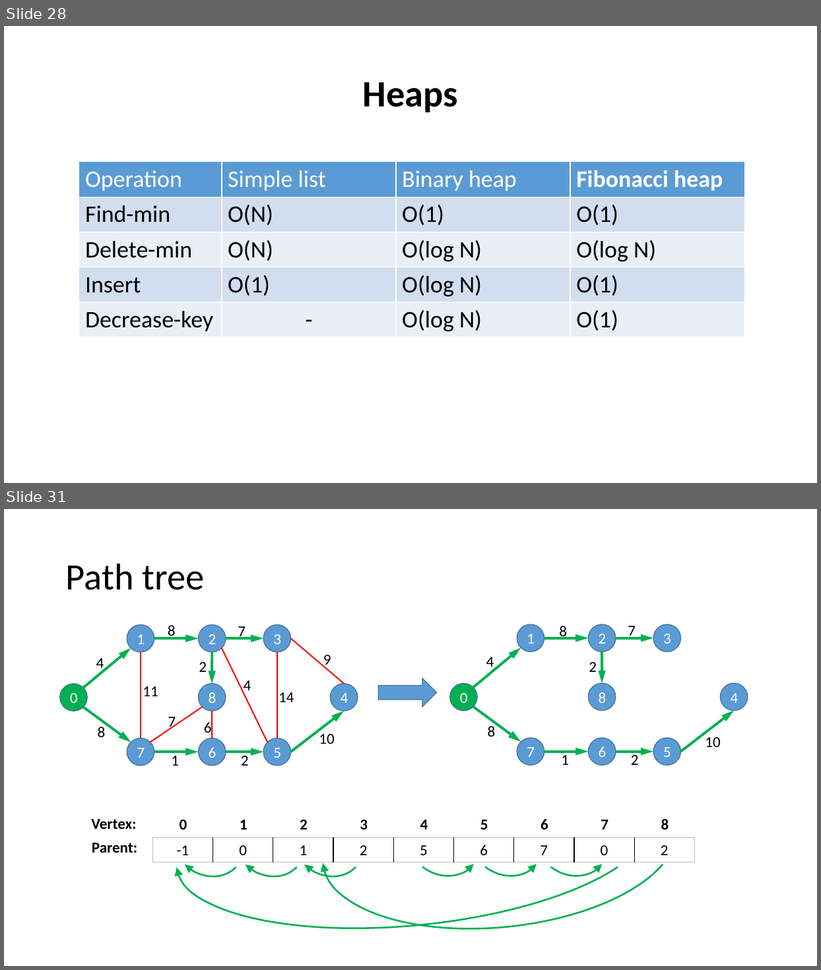
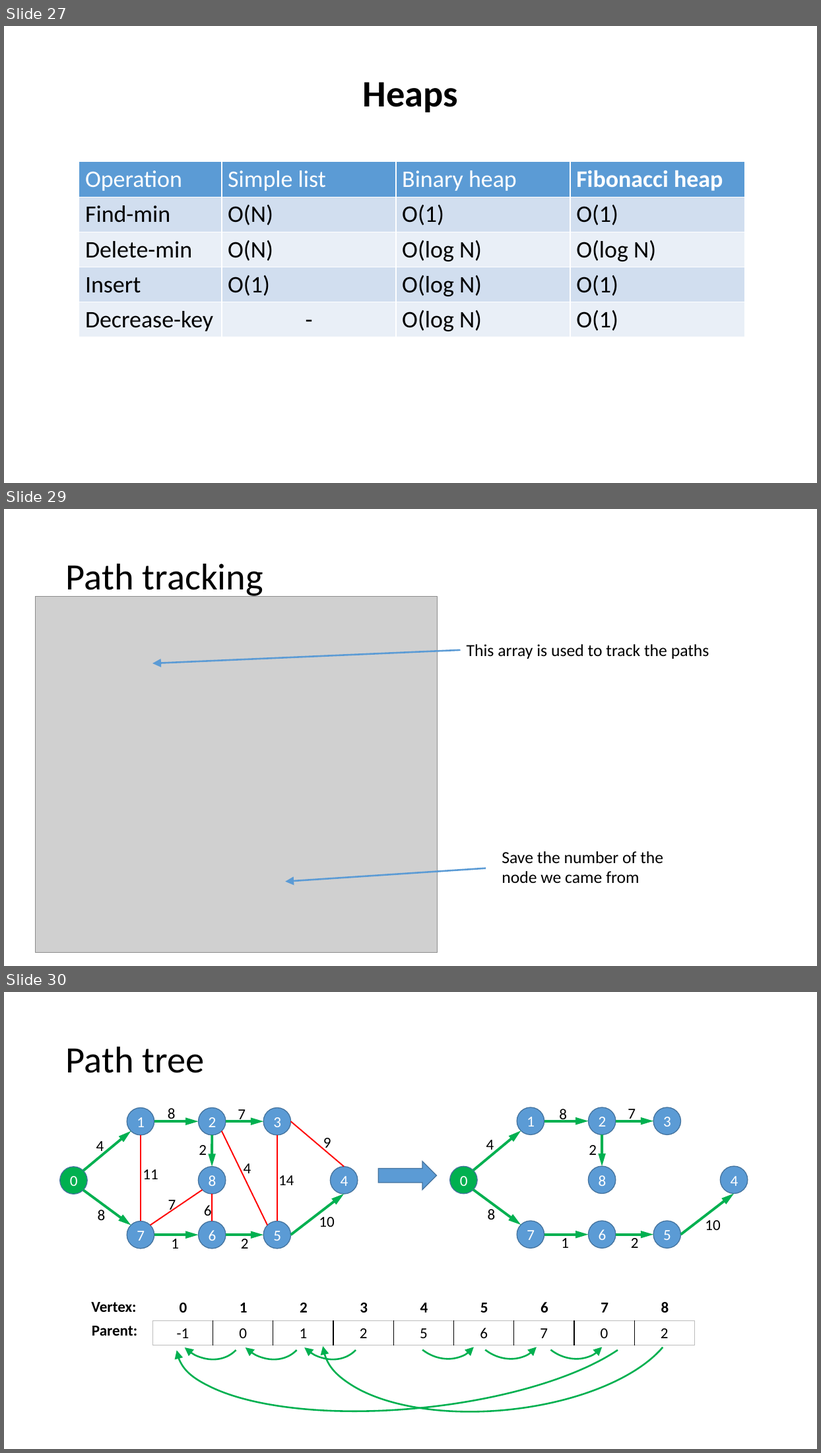
Before and after one commit to belavina/Assignment3_DSA, a slide deck: Assignment3_DSA.pptx. Shown one above the other, each under a label of ours: slides 28 and 31 before the commit, slides 27, 29 and 30 after it; the slides between them are not shown. The pictures are 821x970 and 821x1453 pixels, drawn with LibreOffice and Linux fonts; fonts in the diff are those of the drawing; grey boxes stand for pictures. Boxes give left, top, right and bottom in pixels: in the first picture for what was removed or moved away, otherwise in the second. Text is boxed around its words. In the diff, an @@ line names an element or a change of style, - is before the commit and + after.

```diff
--- a/Assignment3_DSA.pptx
+++ b/Assignment3_DSA.pptx
@@ slide 29 added at (4, 509, 817, 966), background #FFFFFF @@
@@ title added at (66, 563, 263, 598), 44 pt, text #000000 @@
+Path tracking
@@ picture added at (35, 596, 437, 953) @@
@@ text added at (467, 644, 710, 659), 20 pt, text #000000 @@
+This array is used to track the paths
@@ arrow added from (460, 650) to (153, 663), #5B9BD5 2 pt @@
@@ text added at (502, 852, 663, 883), 20 pt, text #000000 @@
+Save the number of the node we came from
@@ arrow added from (486, 869) to (285, 882), #5B9BD5 2 pt @@
@@ what was slide 28 is now slide 27 @@
@@ what was slide 31 is now slide 30 @@
```
Also in this commit, not shown: 1 slide changed, 1 other slide added, 3 slides removed.
